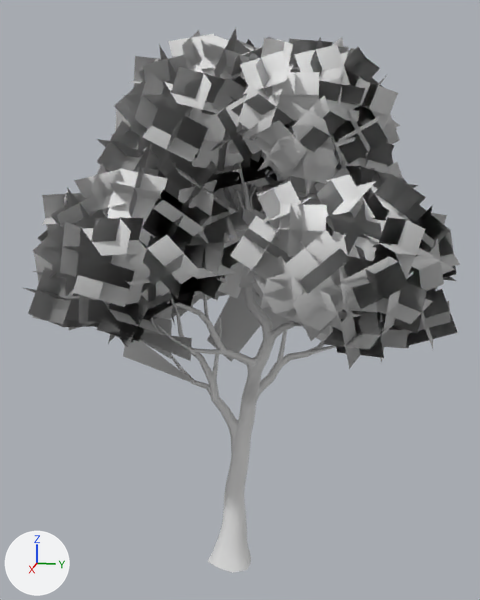
An edit to the FBX model Assets/Res/Other/Nature/Mesh/Broadleaf_2.fbx, drawn before and after from the same camera.
Both versions are drawn from a camera (50 mm lens) standing at (15.91, 3.36, 10.96) and looking at (-0.25, 0.13, 6.92). The axes (+X, +Y, +Z) are drawn at lower left. The lights are the same throughout. Materials are left out; every surface is plain grey. Objects named as collision shapes, trigger or cutter boxes, shadow casters or lower levels of detail are left out. Where no turn or scale is listed for an object, it has been applied to the vertices.

In view in the first picture: 'LOD0'.
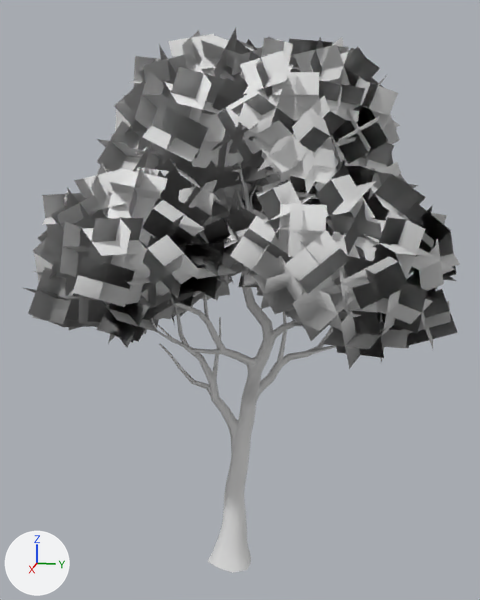
The change in detail:
me_lod0 is used by ob_lod0; location (0.0, 0.0, 0.0).
me_lod0 had 5004 vertices, 3784 faces and spanned x -4.83..4.55, y -4.83..5.26, z -0.43..13.27.
me_lod0 now has 4960 vertices, 3762 faces and spans x -4.83..4.55, y -4.83..5.26, z -0.43..13.27.
me_lod0 part 1: 11 loose pieces with 44 vertices, spanning x -2.24..2.78, y -4.32..3.8, z 3.9..12.14, are deleted.

Pixel boxes [x1, y1, x2, y2] of what changed, in the pictures (480 x 600 px):
part 1 of me_lod0, deleted: before [123, 179, 333, 382]
